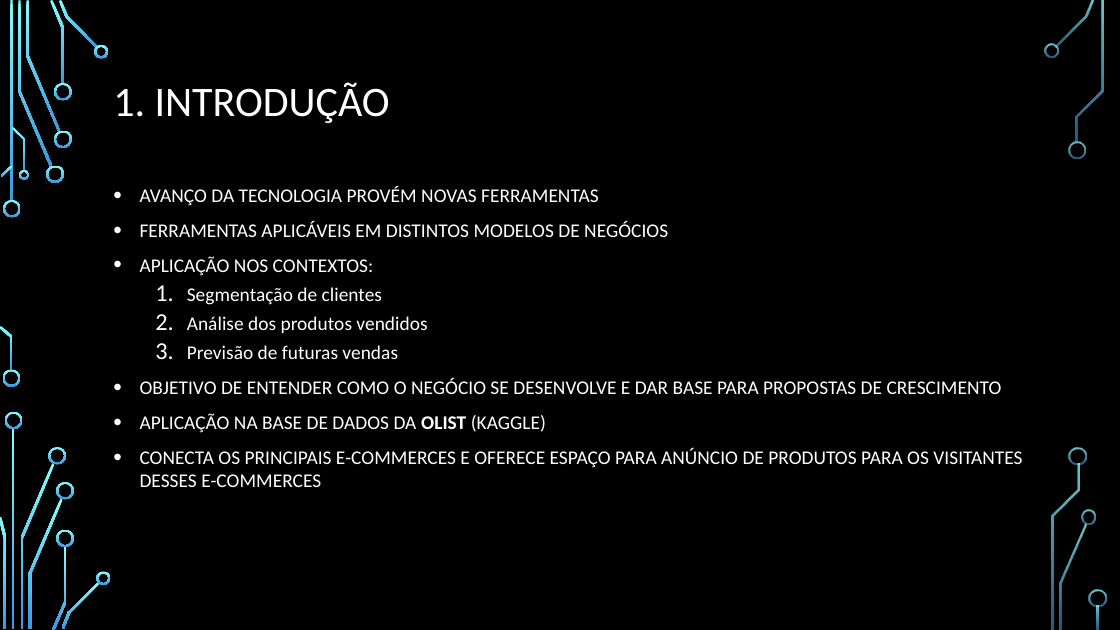
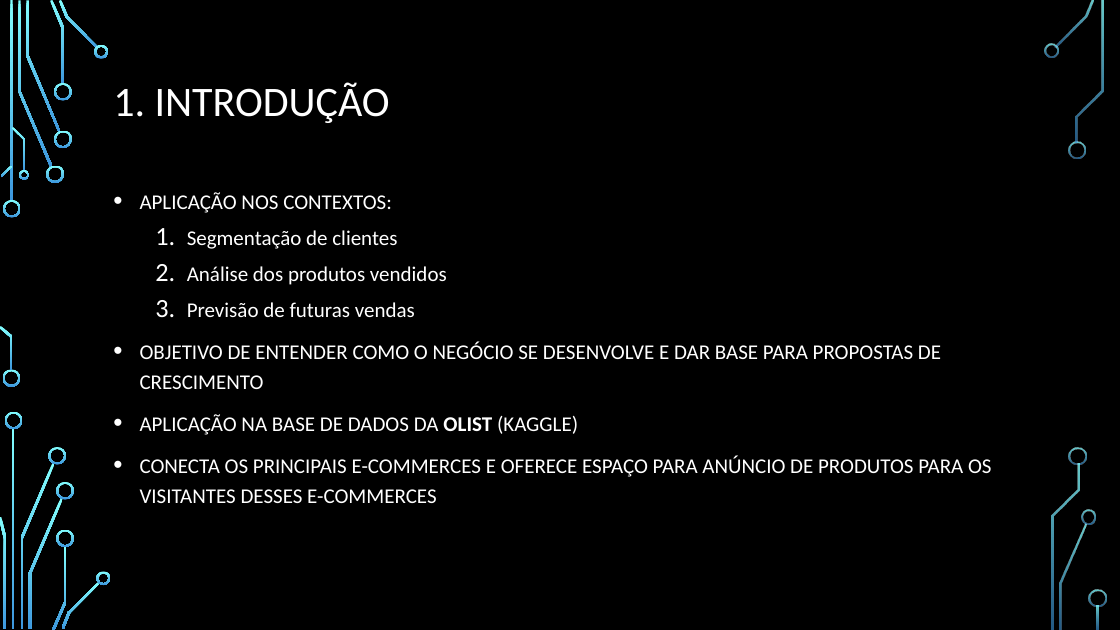
Before and after one commit to smalvar/olist-e-commerce, a slide deck: slide 3 of apresentacao/Apresentacao.pptx. Drawn at 1120x630 pixels with LibreOffice and Linux fonts; fonts in the diff are those of the drawing; background and template pictures are left out. Boxes give left, top, right and bottom in pixels: in the first picture for what was removed or moved away, otherwise in the second. Text is boxed around its words. In the diff, an @@ line names an element or a change of style, - is before the commit and + after.

Commit message:
Edit introduction slide one more time

```diff
--- a/apresentacao/Apresentacao.pptx
+++ b/apresentacao/Apresentacao.pptx
@@ text "APLICAÇÃO NOS CONTEXTOS:" at (140, 192, 992, 503): size 16.6 to 18 pt; line spacing 1 to 1.2 @@
@@ text at (140, 186, 668, 237): paragraphs removed @@
-• AVANÇO DA TECNOLOGIA PROVÉM NOVAS FERRAMENTAS
-• FERRAMENTAS APLICÁVEIS EM DISTINTOS MODELOS DE NEGÓCIOS
```
